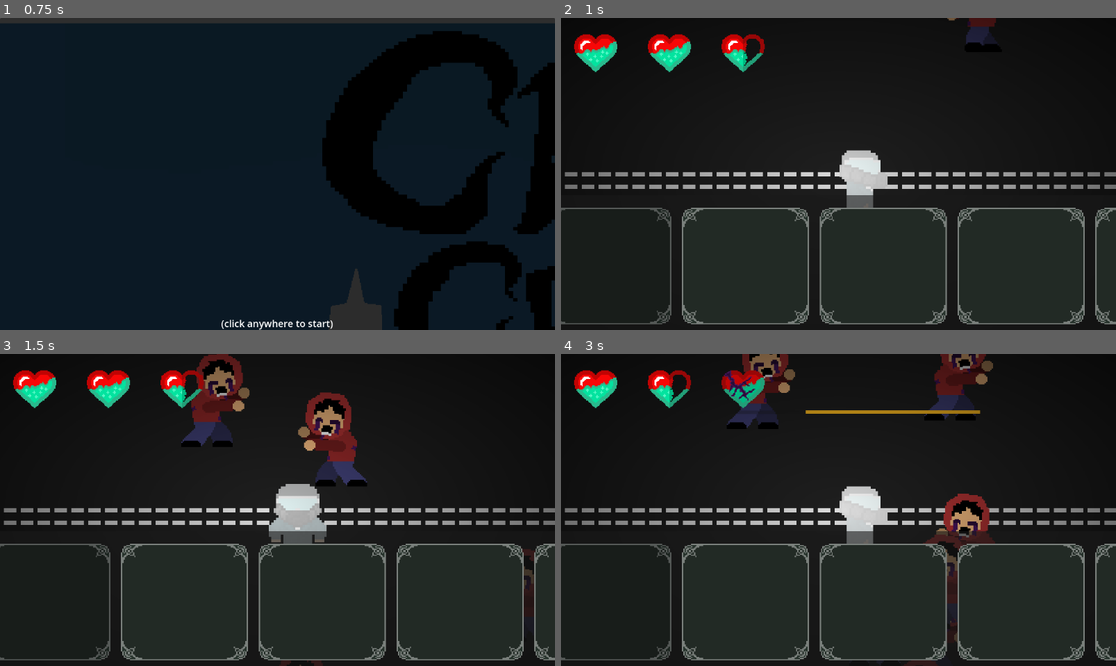
Above: before the commit, frames 1-4 (two rows, left to right).
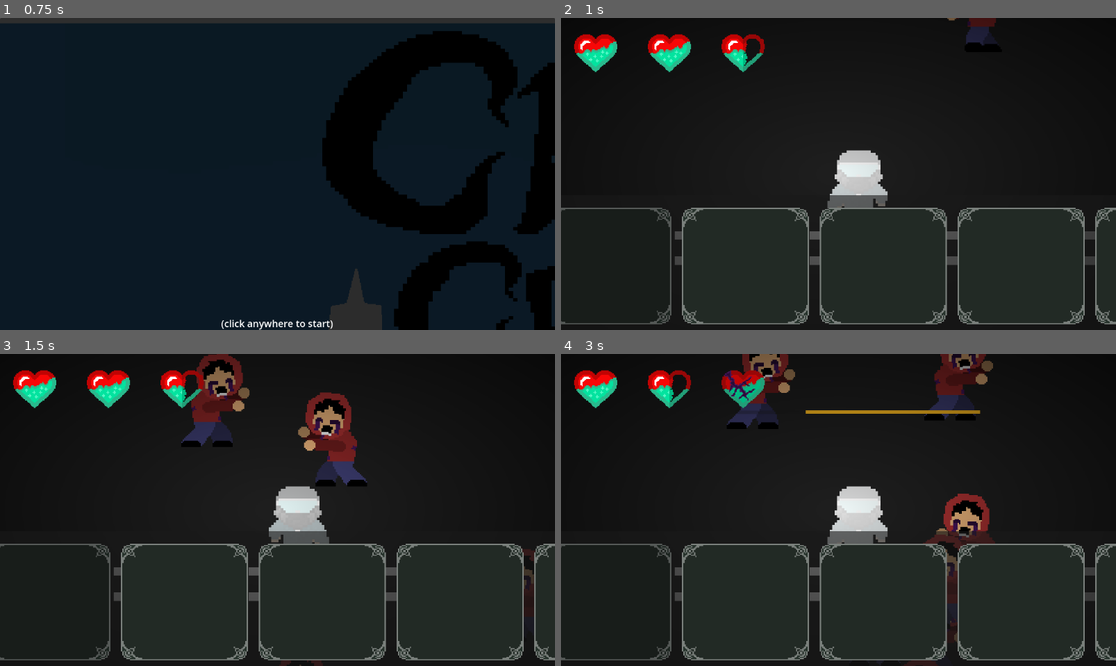
Above: after the commit, the same moments.

Repository: xern0/SleepyShrimpStudios-ChemicalCleanse
Game: Godot game, scene res://main_menu.tscn
Two runs of this game, one before a commit and one after it. Both use one fixed random seed, a clock stepped at 60 frames per second and the inputs below. The engine's default icon, where the game draws it, is replaced by a stand-in: a white triangle on a blue panel in a dark square.
Inputs (mouse positions are in pixels of both pictures, inside the frame that each line leads up to):
- Up to frame 1 (0.75 s): tap Enter at 0.5 s; move the mouse to (399, 158) at 0.52 s; hold Right (attack right) from 0.53 s (still down); hold E (interact) from 0.53 s (still down); click (399, 158) at 0.67 s
- Up to frame 2 (1 s): keep holding Right (attack right); keep holding E (interact)
- Up to frame 3 (1.5 s): release Right (attack right) at 1.25 s; release E (interact) at 1.25 s; drag from (38, 600) to (294, 600) at 1.27 s
- Up to frame 4 (3 s): move the mouse to (738, 600) at 2.02 s; hold Right (attack right) 2.03-2.75 s; hold Shift (run) 2.03-2.75 s; click (738, 600) at 2.17 s; drag from (877, 600) to (927, 528) at 2.77 s

Frame 1 is identical in both runs. In frame 2, 3.0% of the frame differs, in the area x 0-100%, y 43-80%; in frame 3, 2.5%; in frame 4, 2.7%.

Commit message:
tilemap sizes

Diff:
--- a/chemical-cleanse/fred.tscn
+++ b/chemical-cleanse/fred.tscn
@@ -26,35 +26,11 @@
 
 [sub_resource type="AtlasTexture" id="AtlasTexture_bkdq5"]
 atlas = ExtResource("11_nitmu")
-region = Rect2(0, 64, 64, 64)
-
-[sub_resource type="AtlasTexture" id="AtlasTexture_wu8rp"]
-atlas = ExtResource("11_nitmu")
-region = Rect2(0, 0, 64, 64)
+region = Rect2(192, 64, 64, 64)
 
 [sub_resource type="AtlasTexture" id="AtlasTexture_0dxnr"]
 atlas = ExtResource("11_nitmu")
-region = Rect2(0, 192, 64, 64)
-
-[sub_resource type="AtlasTexture" id="AtlasTexture_smp75"]
-atlas = ExtResource("11_nitmu")
-region = Rect2(0, 320, 64, 64)
-
-[sub_resource type="AtlasTexture" id="AtlasTexture_8ceyx"]
-atlas = ExtResource("11_nitmu")
-region = Rect2(0, 384, 64, 64)
-
-[sub_resource type="AtlasTexture" id="AtlasTexture_oh6oa"]
-atlas = ExtResource("11_nitmu")
-region = Rect2(0, 256, 64, 64)
-
-[sub_resource type="AtlasTexture" id="AtlasTexture_yetnb"]
-atlas = ExtResource("11_nitmu")
-region = Rect2(0, 128, 64, 64)
-
-[sub_resource type="AtlasTexture" id="AtlasTexture_pu14k"]
-atlas = ExtResource("11_nitmu")
-region = Rect2(0, 448, 64, 64)
+region = Rect2(448, 64, 64, 64)
 
 [sub_resource type="AtlasTexture" id="AtlasTexture_fuvtu"]
 atlas = ExtResource("2_nxjit")
@@ -351,29 +327,11 @@
 "texture": SubResource("AtlasTexture_bkdq5")
 }, {
 "duration": 1.0,
-"texture": SubResource("AtlasTexture_wu8rp")
-}, {
-"duration": 1.0,
 "texture": SubResource("AtlasTexture_0dxnr")
-}, {
-"duration": 1.0,
-"texture": SubResource("AtlasTexture_smp75")
-}, {
-"duration": 1.0,
-"texture": SubResource("AtlasTexture_8ceyx")
-}, {
-"duration": 1.0,
-"texture": SubResource("AtlasTexture_oh6oa")
-}, {
-"duration": 1.0,
-"texture": SubResource("AtlasTexture_yetnb")
-}, {
-"duration": 1.0,
-"texture": SubResource("AtlasTexture_pu14k")
 }],
 "loop": true,
 "name": &"idle",
-"speed": 12.0
+"speed": 2.0
 }, {
 "frames": [{
 "duration": 1.0,
@@ -1283,7 +1241,7 @@
 position = Vector2(24, 38)
 scale = Vector2(2.8632813, 2.8632813)
 sprite_frames = SubResource("SpriteFrames_bkdq5")
-animation = &"walk_down"
+animation = &"idle"
 
 [node name="ColorRect" type="ColorRect" parent="fred_anim"]
 offset_left = -35.623466
--- /dev/null
+++ b/chemical-cleanse/node_2d.tscn
@@ -0,0 +1,15 @@
+[gd_scene load_steps=4 format=3 uid="uid://d1m17fsyt1rx6"]
+
+[ext_resource type="PackedScene" uid="uid://cws2u173f1mv1" path="res://tile_map(buildings).tscn" id="1_epypp"]
+[ext_resource type="PackedScene" uid="uid://b6l7mm3a1n1tl" path="res://tile_map.tscn" id="2_0hol4"]
+[ext_resource type="PackedScene" uid="uid://cyxnni35dh6b" path="res://fred.tscn" id="3_q6r6c"]
+
+[node name="Node2D" type="Node2D"]
+
+[node name="TileMap(buildings)" parent="." instance=ExtResource("1_epypp")]
+layer_0/tile_data = PackedInt32Array(-458737, 327683, 1, -524275, 196611, 0, -458739, 196611, 1, -524274, 262147, 0, -458738, 262147, 1, -524273, 327683, 0, -524272, 393219, 0, -458736, 393219, 1, -524271, 458755, 0, -458735, 458755, 1)
+
+[node name="TileMap" parent="." instance=ExtResource("2_0hol4")]
+layer_1/tile_data = PackedInt32Array(-131072, 65537, 1, -131071, 65537, 1, -131070, 65537, 1, -131069, 65537, 1, -131068, 65537, 1, -196608, 131073, 0, -196607, 131073, 0, -196606, 131073, 0, -196605, 131073, 0, -196604, 131073, 0, -262142, 524289, 1, -262144, 524289, 0, -262143, 524289, 0, -262141, 524289, 0, -262140, 524289, 0, -327680, 589825, 1, -327679, 589825, 1, -327678, 589825, 1, -327677, 589825, 1, -327676, 589825, 1, -458752, 458753, 0, -393216, 458753, 1, -458751, 458753, 0, -393215, 458753, 1, -458750, 458753, 0, -393214, 458753, 1, -458749, 458753, 0, -393213, 458753, 1, -458748, 458753, 0, -393212, 458753, 1, -196603, 196609, 0, -196602, 196609, 0, -196601, 196609, 0, -196600, 196609, 0, -196599, 196609, 0, -196598, 196609, 0, -196597, 196609, 0, -131067, 65537, 1, -131066, 65537, 1, -131065, 65537, 1, -131064, 65537, 1, -131063, 65537, 1, -131062, 65537, 1, -131061, 65537, 1)
+
+[node name="fred" parent="." instance=ExtResource("3_q6r6c")]
--- a/chemical-cleanse/tile_map(buildings).tscn
+++ b/chemical-cleanse/tile_map(buildings).tscn
@@ -49,7 +49,7 @@
 sources/3 = SubResource("TileSetAtlasSource_8khul")
 
 [node name="TileMap(buildings)" type="TileMap"]
-scale = Vector2(2.5, 2.5)
+scale = Vector2(5, 5)
 tile_set = SubResource("TileSet_35kre")
 format = 2
 layer_0/name = "biuldingsL"
--- a/chemical-cleanse/tile_map.tscn
+++ b/chemical-cleanse/tile_map.tscn
@@ -51,7 +51,7 @@
 sources/1 = SubResource("TileSetAtlasSource_1n30v")
 
 [node name="TileMap" type="TileMap"]
-scale = Vector2(5, 5)
+scale = Vector2(10, 10)
 tile_set = SubResource("TileSet_35kre")
 format = 2
 layer_0/name = "biuldingsL"
Not shown: 1 places in chemical-cleanse/fred.tscn that only renumber resources
